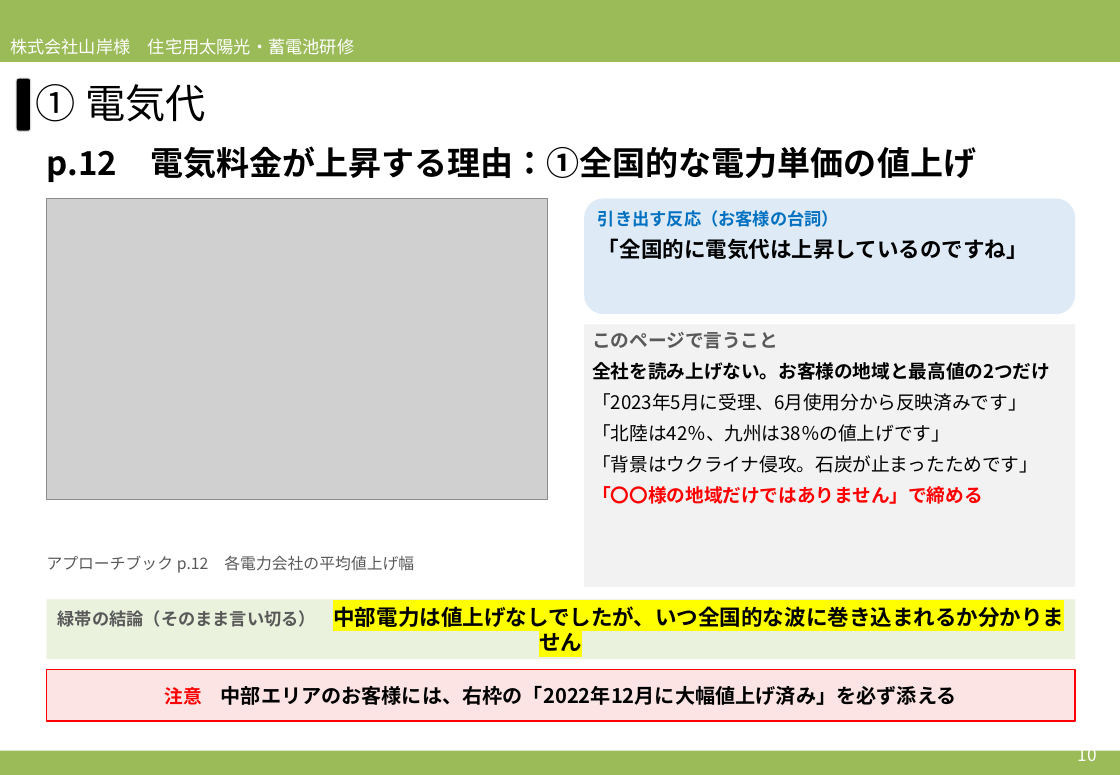
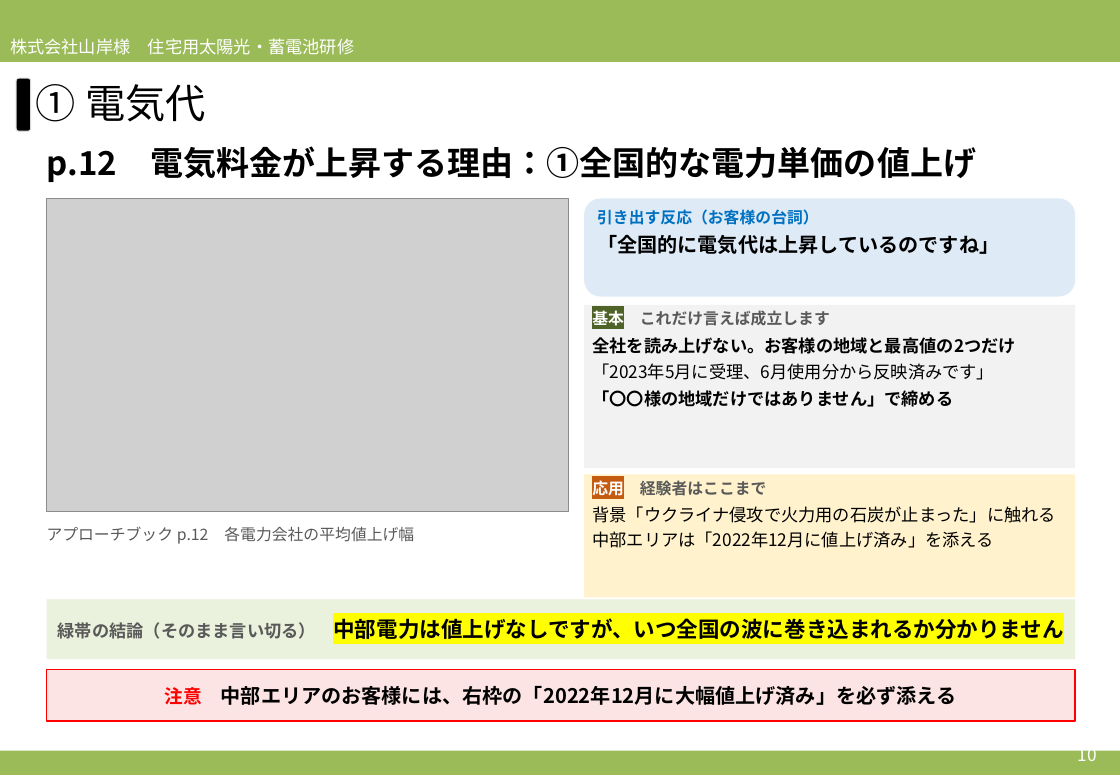
Before and after one commit to soshiro-iki-sys/-, a slide deck: slide 10 of slides/2026営業研修_必要性訴求パート_アプローチブックの伝え方.pptx. Drawn at 1120x775 pixels with LibreOffice and Linux fonts; fonts in the diff are those of the drawing; grey boxes stand for pictures. Boxes give left, top, right and bottom in pixels: in the first picture for what was removed or moved away, otherwise in the second. Text is boxed around its words. In the diff, an @@ line names an element or a change of style, - is before the commit and + after.

```diff
--- a/slides/2026営業研修_必要性訴求パート_アプローチブックの伝え方.pptx
+++ b/slides/2026営業研修_必要性訴求パート_アプローチブックの伝え方.pptx
@@ picture: place and size @@
-picture at box(47, 199, 548, 500)
+picture at box(47, 199, 569, 512)
@@ rounded rectangle "引き出す反応（お客様の台詞）": place and size @@
-rounded rectangle "引き出す反応（お客様の台詞）" at box(584, 199, 1076, 314)
+rounded rectangle "引き出す反応（お客様の台詞）" at box(584, 199, 1076, 297)
@@ rounded rectangle "引き出す反応（お客様の台詞）" at box(584, 199, 1076, 297): size 12 to 11 pt in "引き出す反応（お客様の台詞）"; size 15 to 14 pt in "「全国的に電気代は上昇しているのですね」"; less space between paragraphs @@
@@ rectangle "基本 これだけ言えば成立します": place and size @@
-rectangle "基本 これだけ言えば成立します" at box(584, 325, 1076, 587)
+rectangle "基本 これだけ言えば成立します" at box(584, 305, 1076, 468)
@@ text in rectangle at box(592, 310, 830, 326): text changed; size 13 to 11 pt @@
-このページで言うこと
+基本 これだけ言えば成立します
@@ text in rectangle at box(592, 337, 1016, 407): size 13 to 12 pt in "全社を読み上げない。お客様の地域と最高値の2つだけ", "「2023年5月に受理、6月使用分から反映済みです」", "「〇〇様の地域だけではありません」で締める"; text colour #FF0000 to #000000 in "「〇〇様の地域だけではありません」で締める"; less space between paragraphs @@
@@ text in rectangle at box(592, 424, 1038, 473): paragraphs removed @@
-「北陸は42％、九州は38％の値上げです」
-「背景はウクライナ侵攻。石炭が止まったためです」
@@ rectangle added at box(584, 475, 1076, 598), fill #FFF2CC, 12 pt, text #000000 @@
+応用 経験者はここまで
+背景「ウクライナ侵攻で火力用の石炭が止まった」に触れる
+中部エリアは「2022年12月に値上げ済み」を添える
@@ text "アプローチブック p.12 各電力会社の平均値上げ幅": place and size @@
-text "アプローチブック p.12 各電力会社の平均値上げ幅" at box(47, 555, 414, 573)
+text "アプローチブック p.12 各電力会社の平均値上げ幅" at box(47, 526, 414, 544)
@@ text in rectangle at box(58, 618, 1063, 639): text changed @@
-緑帯の結論（そのまま言い切る） 中部電力は値上げなしでしたが、いつ全国的な波に巻き込まれるか分かりません
+緑帯の結論（そのまま言い切る） 中部電力は値上げなしですが、いつ全国の波に巻き込まれるか分かりません
```
Also in this commit, not shown: 22 other slides changed, 1 slide added, 3 other files.
